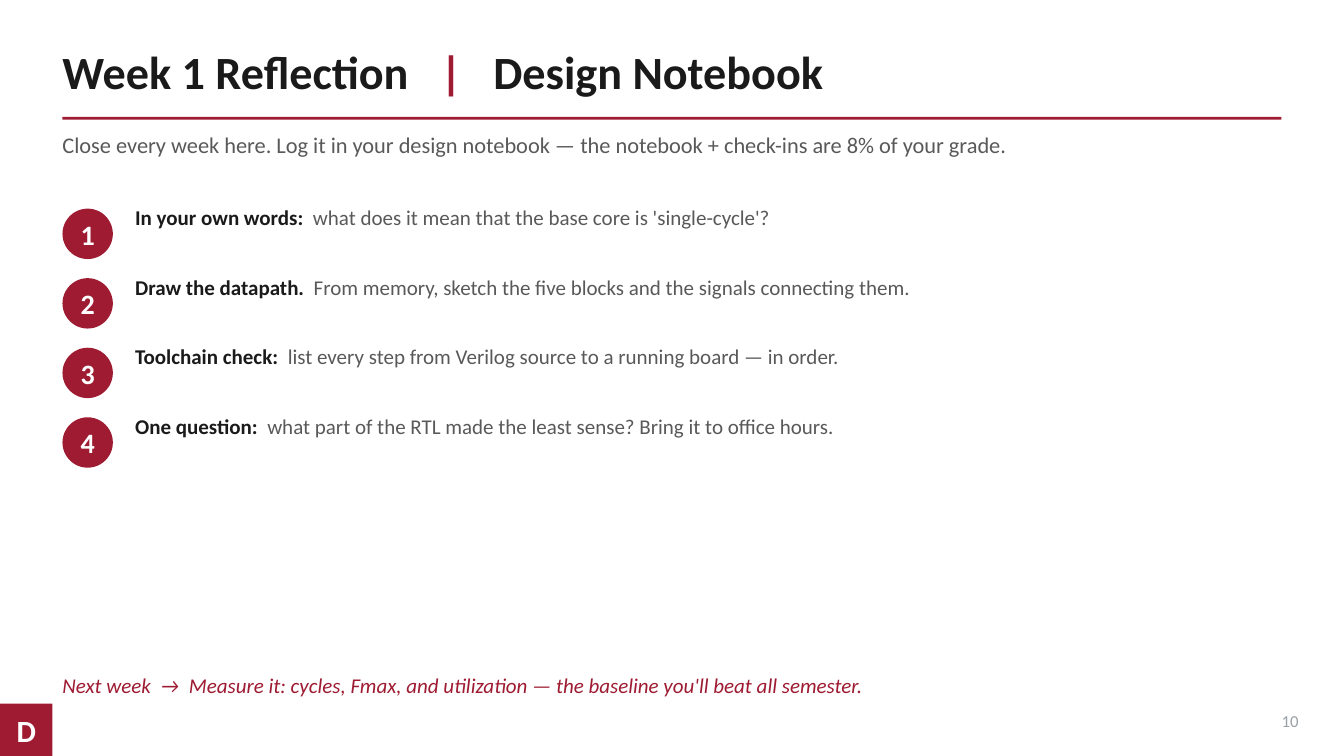
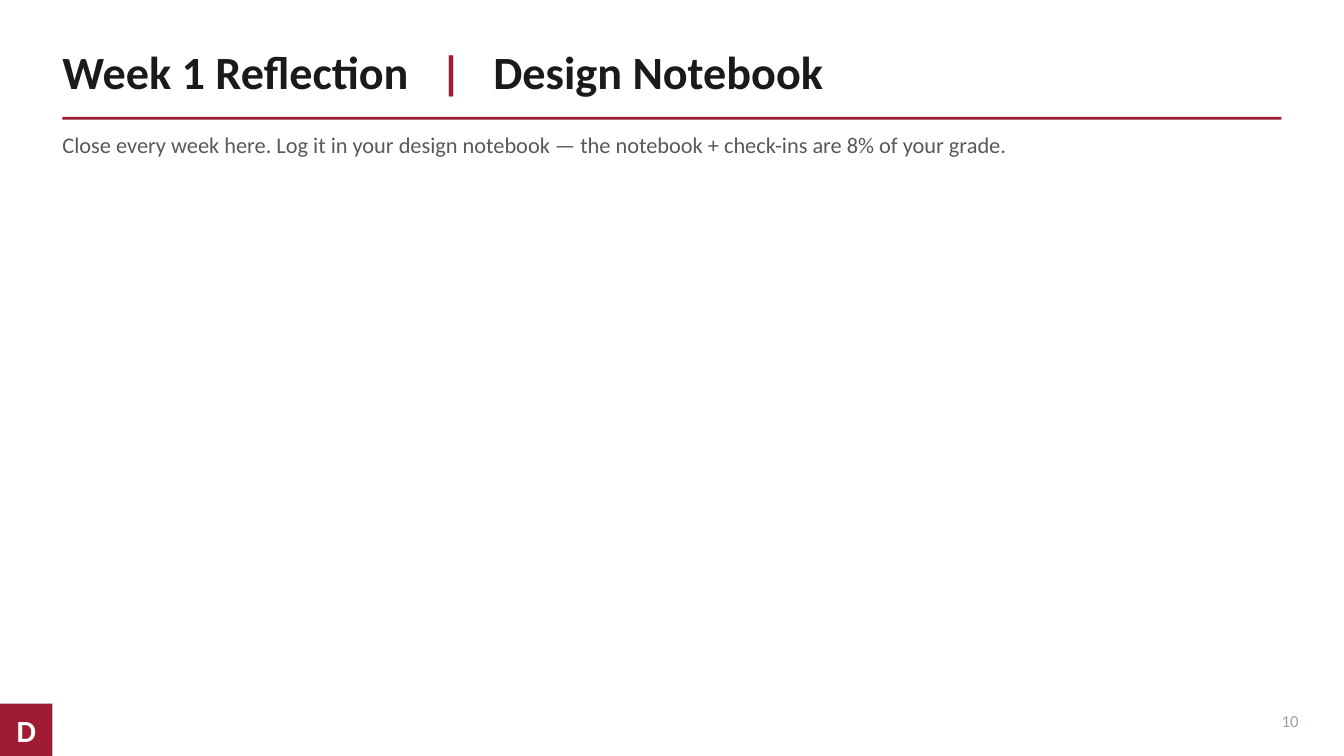
Before and after one commit to nbroshar/CENG4100_Computer_Architecture, a slide deck: slide 11 of Week 1/CENG4100_Week01.pptx. Drawn at 1344x756 pixels with LibreOffice and Linux fonts; fonts in the diff are those of the drawing. Boxes give left, top, right and bottom in pixels: in the first picture for what was removed or moved away, otherwise in the second. Text is boxed around its words. In the diff, an @@ line names an element or a change of style, - is before the commit and + after.

```diff
--- a/Week 1/CENG4100_Week01.pptx
+++ b/Week 1/CENG4100_Week01.pptx
@@ ellipse removed at [63,209,113,259] @@
@@ text removed at [81,226,95,245] @@
-1
@@ text removed at [135,210,770,229] @@
-In your own words: what does it mean that the base core is 'single-cycle'?
@@ ellipse removed at [63,278,113,329] @@
@@ text removed at [81,295,95,314] @@
-2
@@ text removed at [135,280,910,299] @@
-Draw the datapath. From memory, sketch the five blocks and the signals connecting them.
@@ ellipse removed at [63,348,113,398] @@
@@ text removed at [135,349,838,368] @@
-Toolchain check: list every step from Verilog source to a running board — in order.
@@ text removed at [81,365,95,384] @@
-3
@@ ellipse removed at [63,417,113,468] @@
@@ text removed at [135,419,834,438] @@
-One question: what part of the RTL made the least sense? Bring it to office hours.
@@ text removed at [81,434,95,453] @@
-4
@@ text removed at [62,678,862,697] @@
-Next week → Measure it: cycles, Fmax, and utilization — the baseline you'll beat all semester.
```
Also in this commit, not shown: 5 other slides changed.
